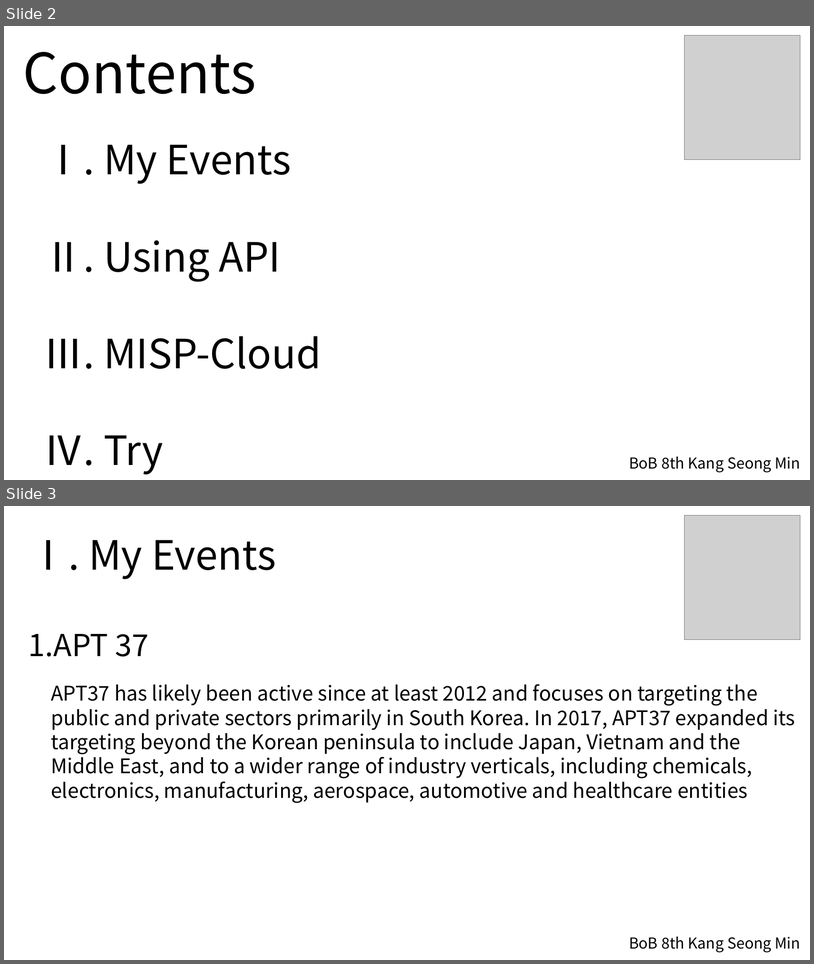
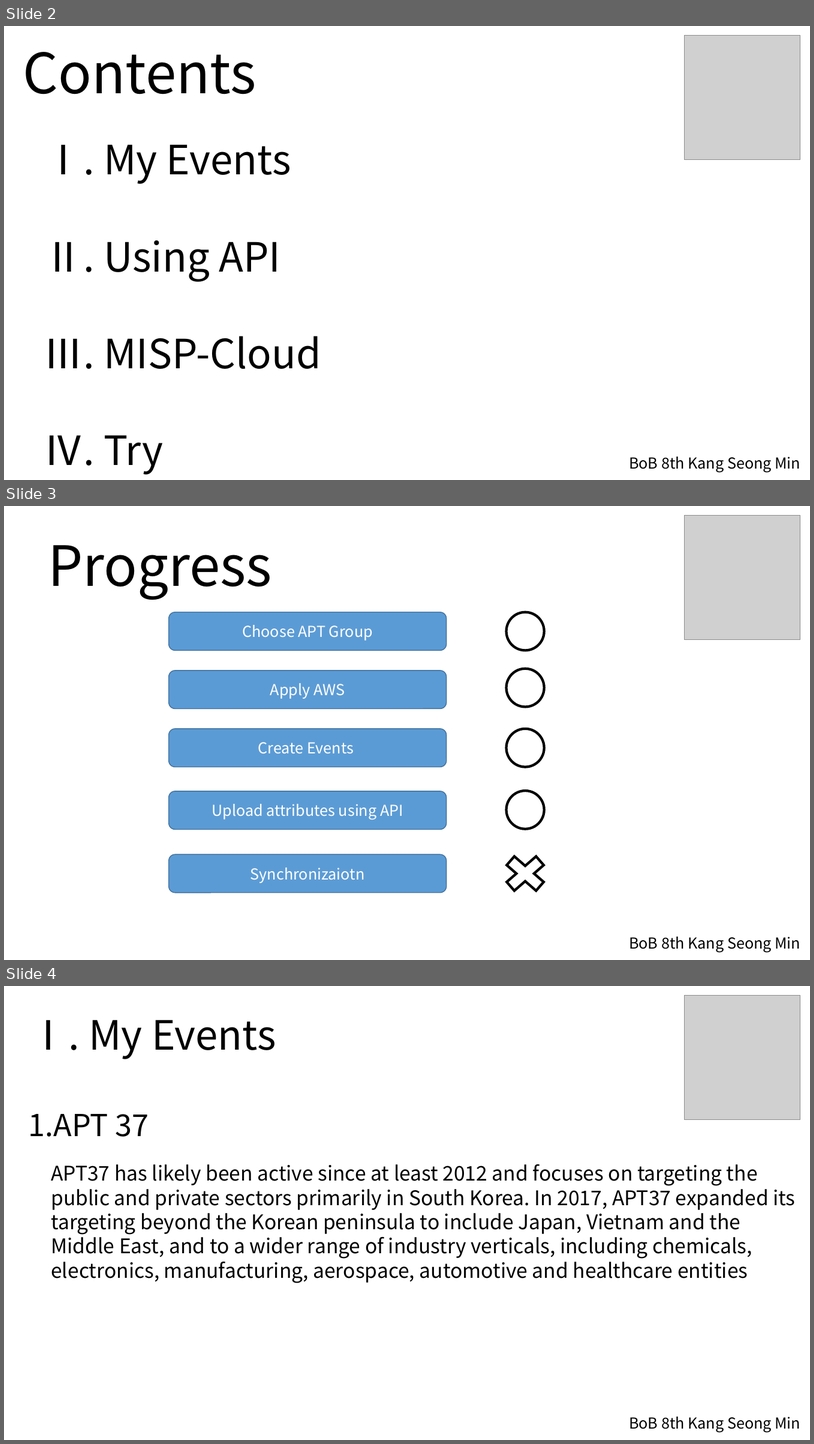
Before and after one commit to nongnong2/Nikolay_MISP, a slide deck: MISP.pptx. Shown one above the other, each under a label of ours: slides 2 and 3 before the commit, slides 2, 3 and 4 after it. The pictures are 814x964 and 814x1444 pixels, drawn with LibreOffice and Linux fonts; fonts in the diff are those of the drawing; grey boxes stand for pictures. Boxes give left, top, right and bottom in pixels: in the first picture for what was removed or moved away, otherwise in the second. Text is boxed around its words. In the diff, an @@ line names an element or a change of style, - is before the commit and + after.

```diff
--- a/MISP.pptx
+++ b/MISP.pptx
@@ slide 3 added at <box>4,506,810,960</box>, background #FFFFFF @@
@@ picture added at <box>685,515,801,640</box> @@
@@ text added at <box>48,545,272,600</box>, 66 pt, text #000000 @@
+Progress
@@ rounded rectangle added at <box>169,612,447,650</box>, fill #5B9BD5, outline #43739E 1 pt, 18 pt, text #FFFFFF @@
+Choose APT Group
@@ ellipse added at <box>507,612,545,650</box>, outline #000000 3 pt @@
@@ rounded rectangle added at <box>169,670,447,709</box>, fill #5B9BD5, outline #43739E 1 pt, 18 pt, text #FFFFFF @@
+Apply AWS
@@ ellipse added at <box>507,669,545,707</box>, outline #000000 3 pt @@
@@ rounded rectangle added at <box>169,729,447,767</box>, fill #5B9BD5, outline #43739E 1 pt, 18 pt, text #FFFFFF @@
+Create Events
@@ ellipse added at <box>507,729,545,767</box>, outline #000000 3 pt @@
@@ rounded rectangle added at <box>169,791,447,829</box>, fill #5B9BD5, outline #43739E 1 pt, 18 pt, text #FFFFFF @@
+Upload attributes using API
@@ ellipse added at <box>507,790,545,828</box>, outline #000000 3 pt @@
@@ rounded rectangle added at <box>169,855,447,892</box>, fill #5B9BD5, outline #43739E 1 pt, 18 pt, text #FFFFFF @@
+Synchronizaiotn
@@ cross added at <box>498,849,554,898</box>, fill #FFFFFF, outline #000000 3 pt @@
@@ text added at <box>629,936,801,952</box>, 18 pt, text #000000 @@
+BoB 8th Kang Seong Min
@@ what was slide 3 is now slide 4 @@
```
